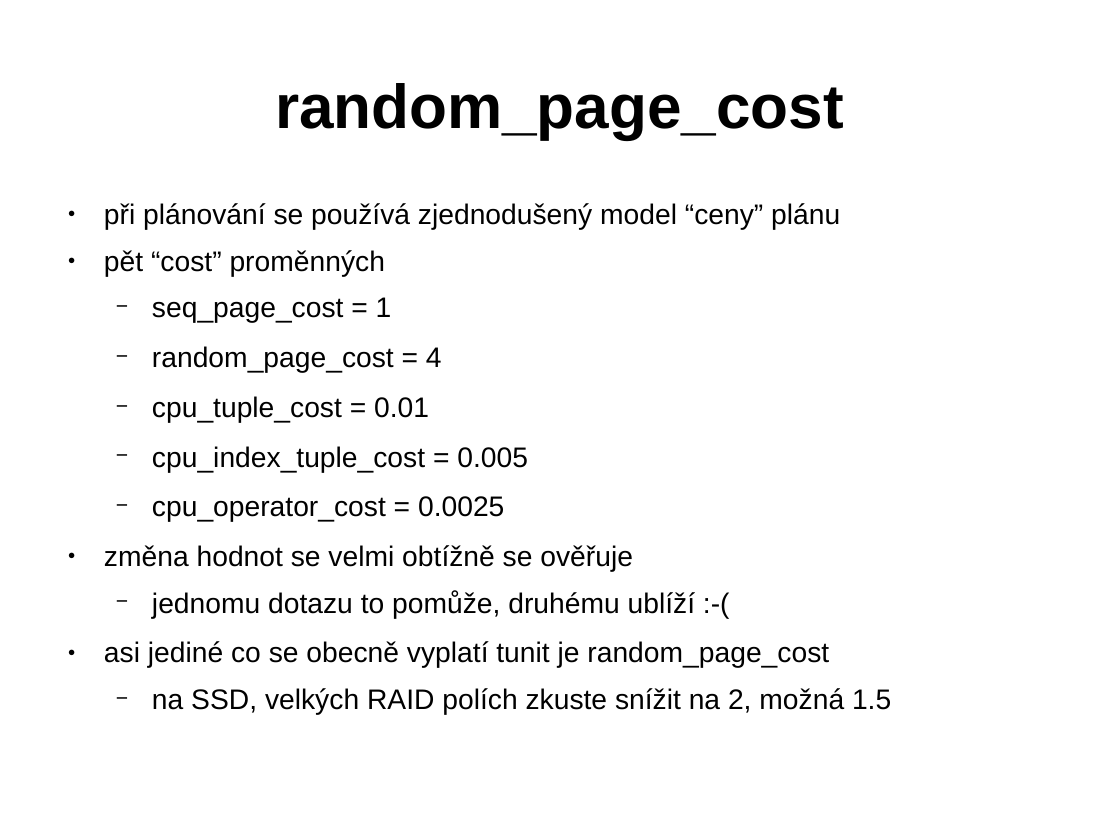
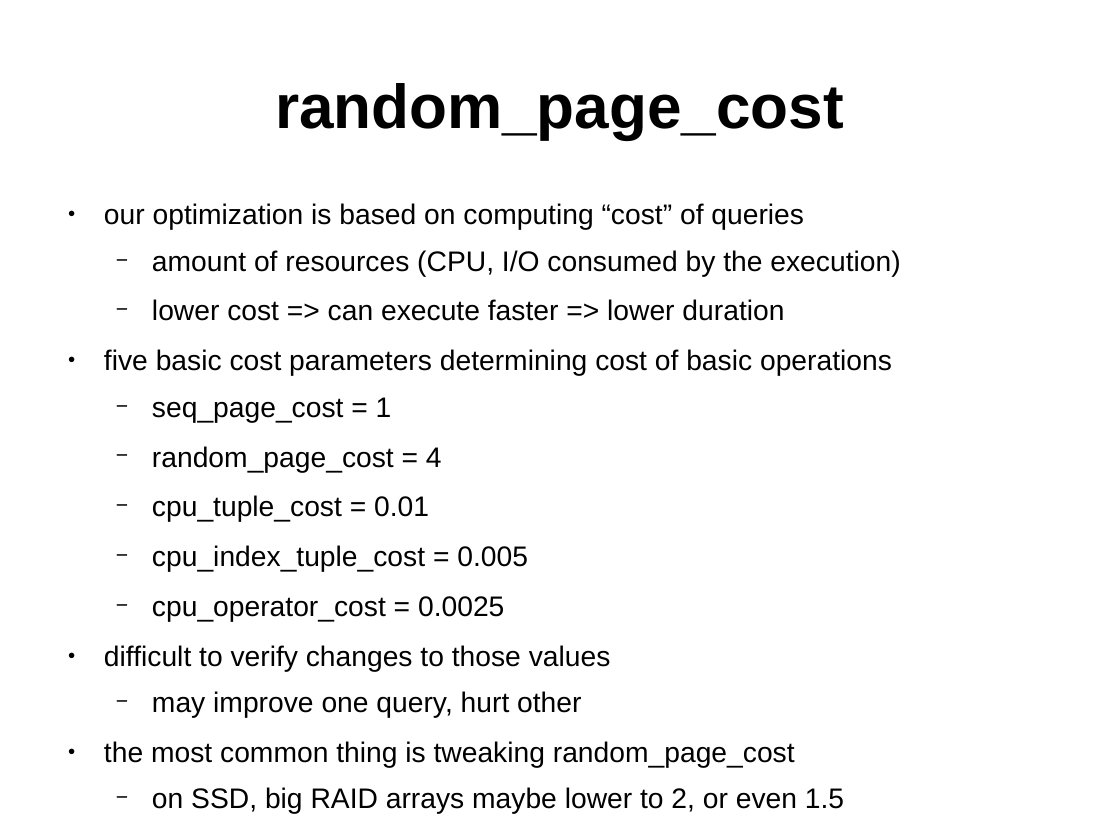
Before and after one commit to tvondra/perf_tuning_training, a slide deck: slide 42 of perf-tuning-training.odp (slide 39 before the commit). Drawn at 1120x840 pixels with LibreOffice and Linux fonts; fonts in the diff are those of the drawing. Boxes give left, top, right and bottom in pixels: in the first picture for what was removed or moved away, otherwise in the second. Text is boxed around its words. In the diff, an @@ line names an element or a change of style, - is before the commit and + after.

```diff
--- a/perf-tuning-training.odp
+++ b/perf-tuning-training.odp
@@ text at box(104, 203, 900, 376): text changed @@
-● při plánování se používá zjednodušený model “ceny” plánu
-● pět “cost” proměnných
+● our optimization is based on computing “cost” of queries
+  − amount of resources (CPU, I/O consumed by the execution)
+  − lower cost => can execute faster => lower duration
+● five basic cost parameters determining cost of basic operations
@@ text at box(104, 645, 844, 814): text changed @@
-● změna hodnot se velmi obtížně se ověřuje
-  − jednomu dotazu to pomůže, druhému ublíží :-(
-● asi jediné co se obecně vyplatí tunit je random_page_cost
-  − na SSD, velkých RAID polích zkuste snížit na 2, možná 1.5
+● difficult to verify changes to those values
+  − may improve one query, hurt other
+● the most common thing is tweaking random_page_cost
+  − on SSD, big RAID arrays maybe lower to 2, or even 1.5
```
Also in this commit, not shown: 24 other slides changed, 13 slides added, 25 slides removed, 1 other file.
